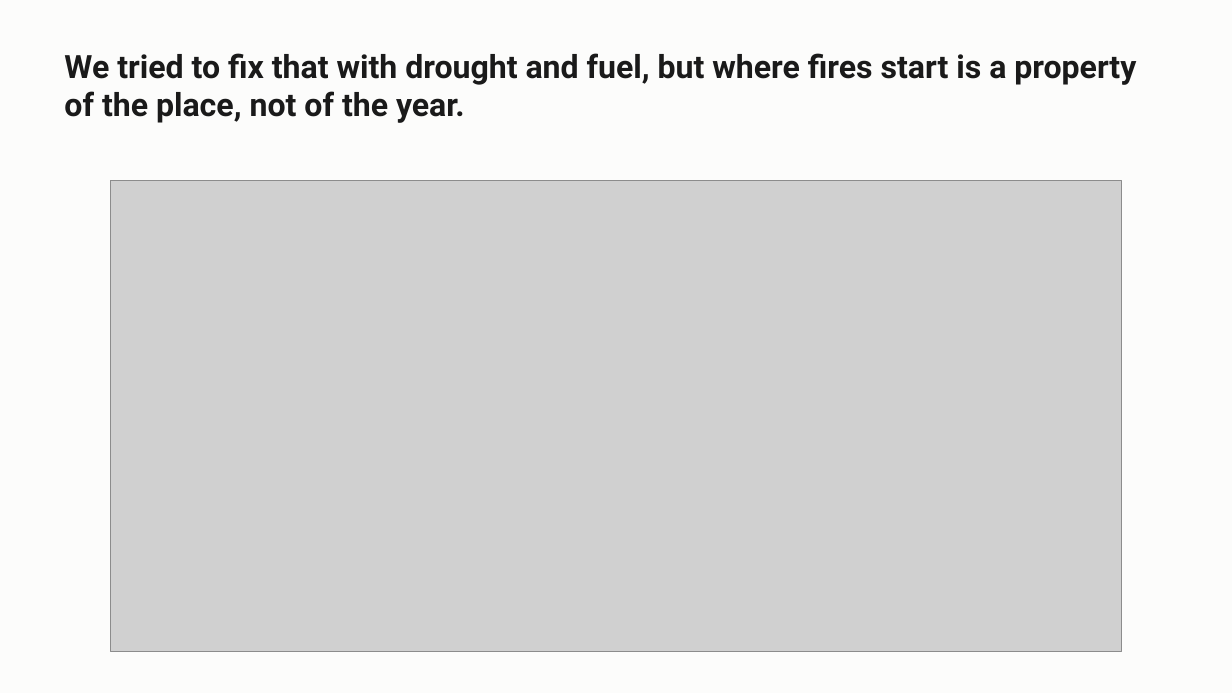
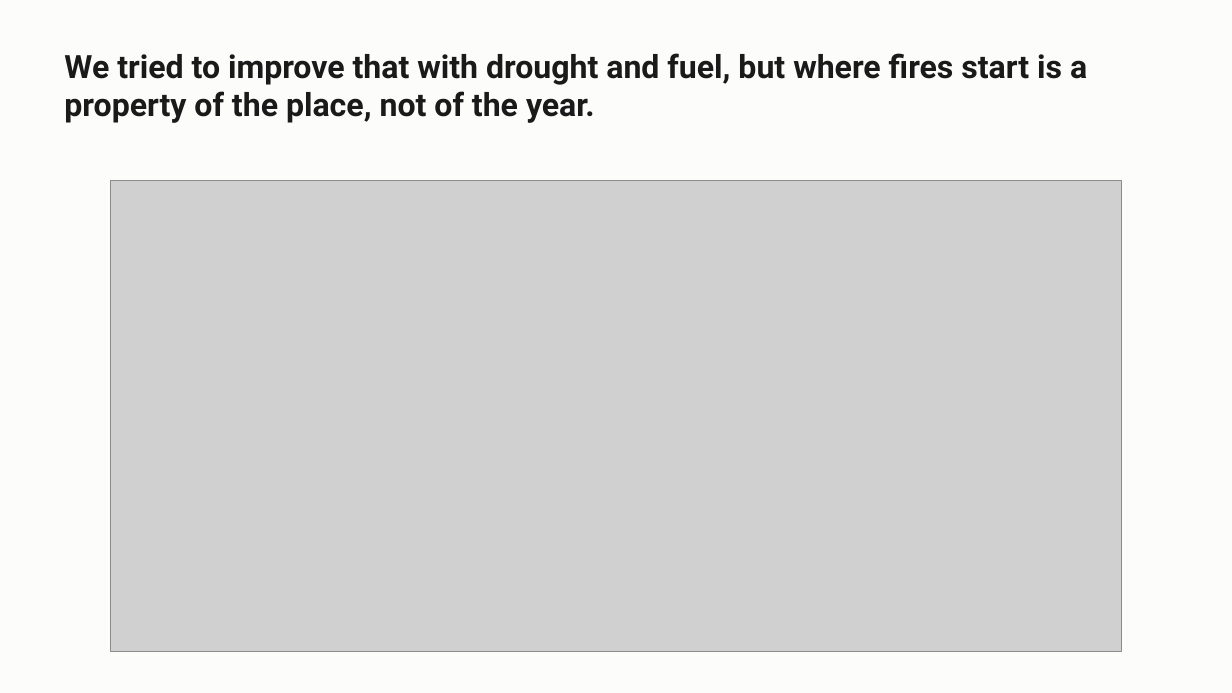
Before and after one commit to craig-rudman/MSDS696, a slide deck: slide 11 of coursework/W7/MSDS696_W7_Deck.pptx. Drawn at 1232x693 pixels with LibreOffice and Linux fonts; fonts in the diff are those of the drawing; grey boxes stand for pictures. Boxes give left, top, right and bottom in pixels: in the first picture for what was removed or moved away, otherwise in the second. Text is boxed around its words. In the diff, an @@ line names an element or a change of style, - is before the commit and + after.

```diff
--- a/coursework/W7/MSDS696_W7_Deck.pptx
+++ b/coursework/W7/MSDS696_W7_Deck.pptx
@@ text at box(64, 53, 1087, 123): text changed @@
-We tried to fix that with drought and fuel, but where fires start is a property of the place, not of the year.
+We tried to improve that with drought and fuel, but where fires start is a property of the place, not of the year.
```
Also in this commit, not shown: 2 other slides changed, 1 slide removed.
